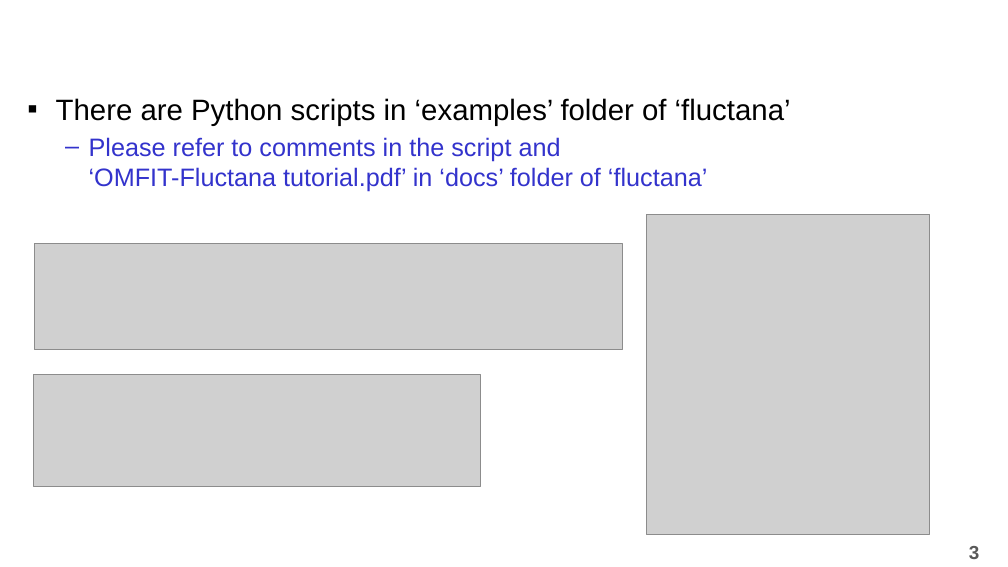
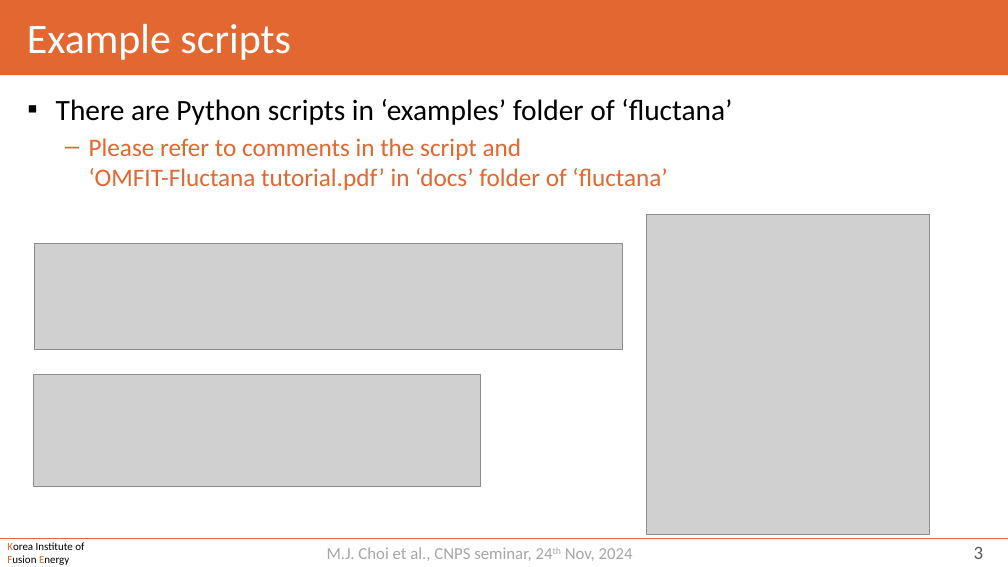
Before and after one commit to minjunJchoi/fluctana, a slide deck: slide 3 of docs/basic_instruction.pptx. Drawn at 1008x567 pixels with LibreOffice and Linux fonts; fonts in the diff are those of the drawing; grey boxes stand for pictures; background and template pictures are left out. Boxes give left, top, right and bottom in pixels: in the first picture for what was removed or moved away, otherwise in the second. Text is boxed around its words. In the diff, an @@ line names an element or a change of style, - is before the commit and + after.

Commit message:
modify docs

```diff
--- a/docs/basic_instruction.pptx
+++ b/docs/basic_instruction.pptx
@@ title "Example scripts" at (0,0,1008,75): font Arial to Calibri, bold off; fill none to #E36730 @@
@@ text "There are Python scripts in ..." at (56,99,732,190): font Arial to Calibri; text colour #3333CC to #E36730 in "Please refer to comments in the script ..." @@
@@ line added from (0, 538) to (1008, 538), #E36730 1.25 pt @@
@@ text added at (7,542,84,565), 10.5 pt, text #000000 @@
+Korea Institute of
+Fusion Energy
@@ text added at (327,547,633,561), 16 pt, text #A6A6A6 @@
+M.J. Choi et al., CNPS seminar, 24th Nov, 2024
@@ page number at (974,547,984,559): font Arial to Calibri, bold off @@
```
Also in this commit, not shown: 3 other slides changed, 1 other file.
